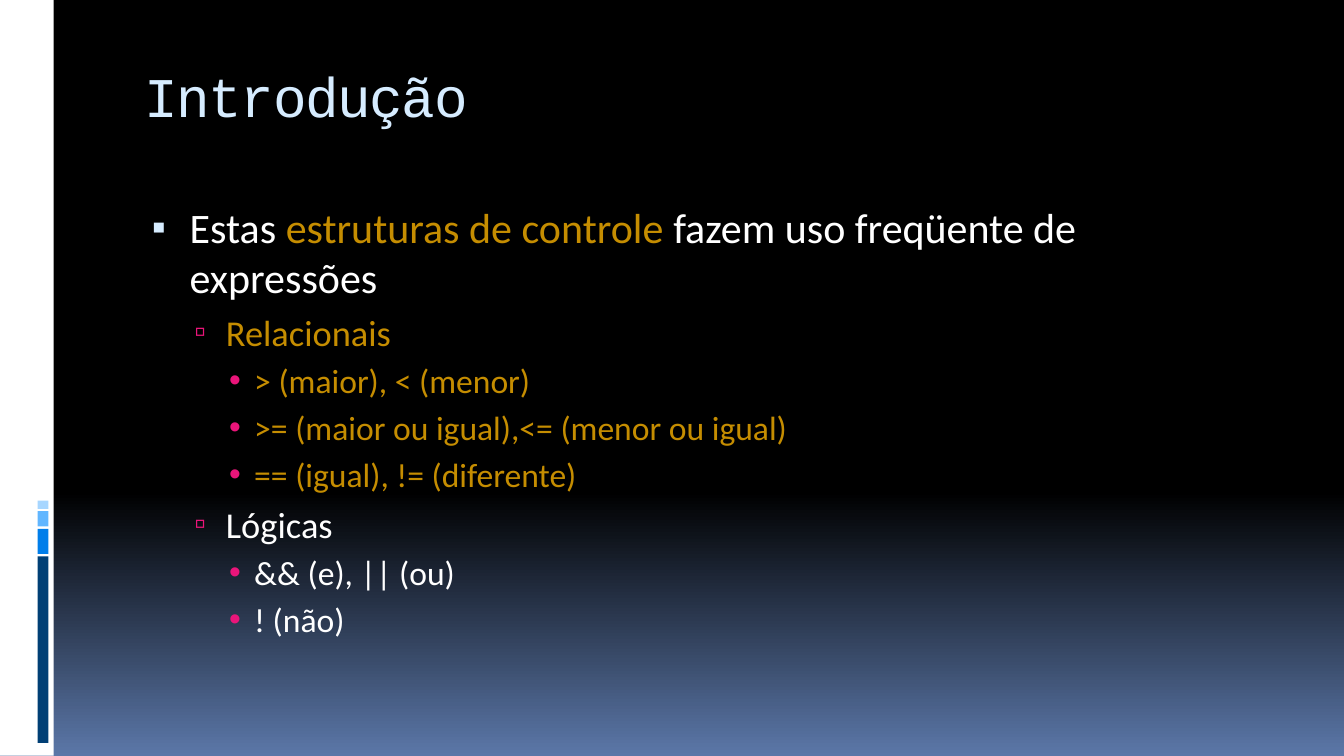
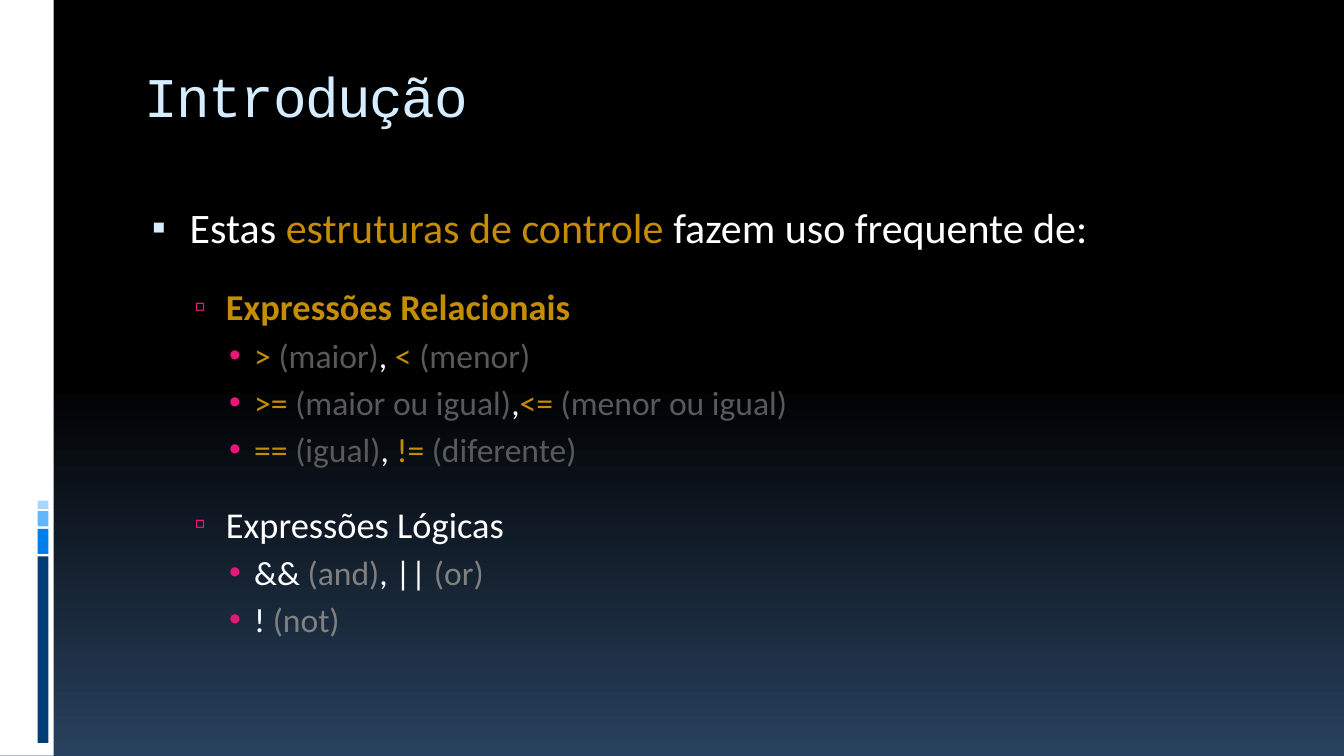
Before and after one commit to JudsonSS/ProgComp, a slide deck: slide 4 of Slides/18. Laços de Repetição While e Do-While.pptx. Drawn at 1344x756 pixels with LibreOffice and Linux fonts; fonts in the diff are those of the drawing. Boxes give left, top, right and bottom in pixels: in the first picture for what was removed or moved away, otherwise in the second. Text is boxed around its words. In the diff, an @@ line names an element or a change of style, - is before the commit and + after.

```diff
--- a/Slides/18. Laços de Repetição While e Do-While.pptx
+++ b/Slides/18. Laços de Repetição While e Do-While.pptx
@@ background gradient #000000 to #5B77A8 to gradient #000000 to #28415E @@
@@ text at (190,214,1087,326): text changed; text colour #FFFFFF to #C58D01 @@
-▪ Estas estruturas de controle fazem uso freqüente de expressões
-  ▫ Relacionais
+▪ Estas estruturas de controle fazem uso frequente de:
+  ▫ Expressões Relacionais
@@ text at (279,344,787,468): text colour #C58D01 to #595959 in "(maior), (menor)", "(maior ou igual),<= (menor ou igual)", "(igual), (diferente)"; text colour #C58D01 to #FFFFFF in "(maior),", "igual),<=", "(igual),"; more space between paragraphs @@
@@ text at (226,513,504,637): text changed @@
-  ▫ Lógicas
-    • && (e), || (ou)
-    • ! (não)
+  ▫ Expressões Lógicas
+    • && (and), || (or)
+    • ! (not)
```
Also in this commit, not shown: 31 other slides changed, 3 slides added, 2 slides removed, 7 other files.
